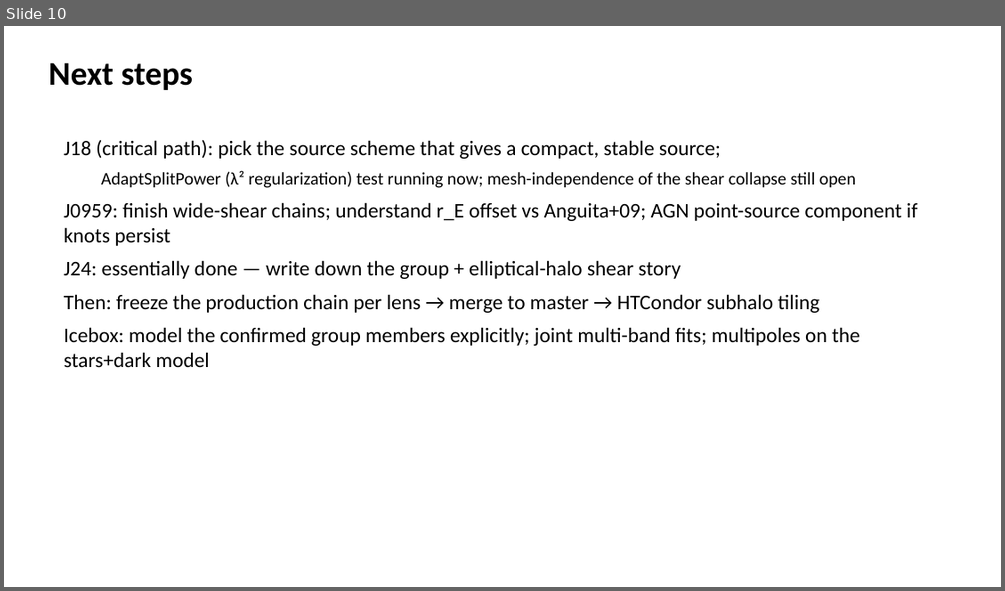
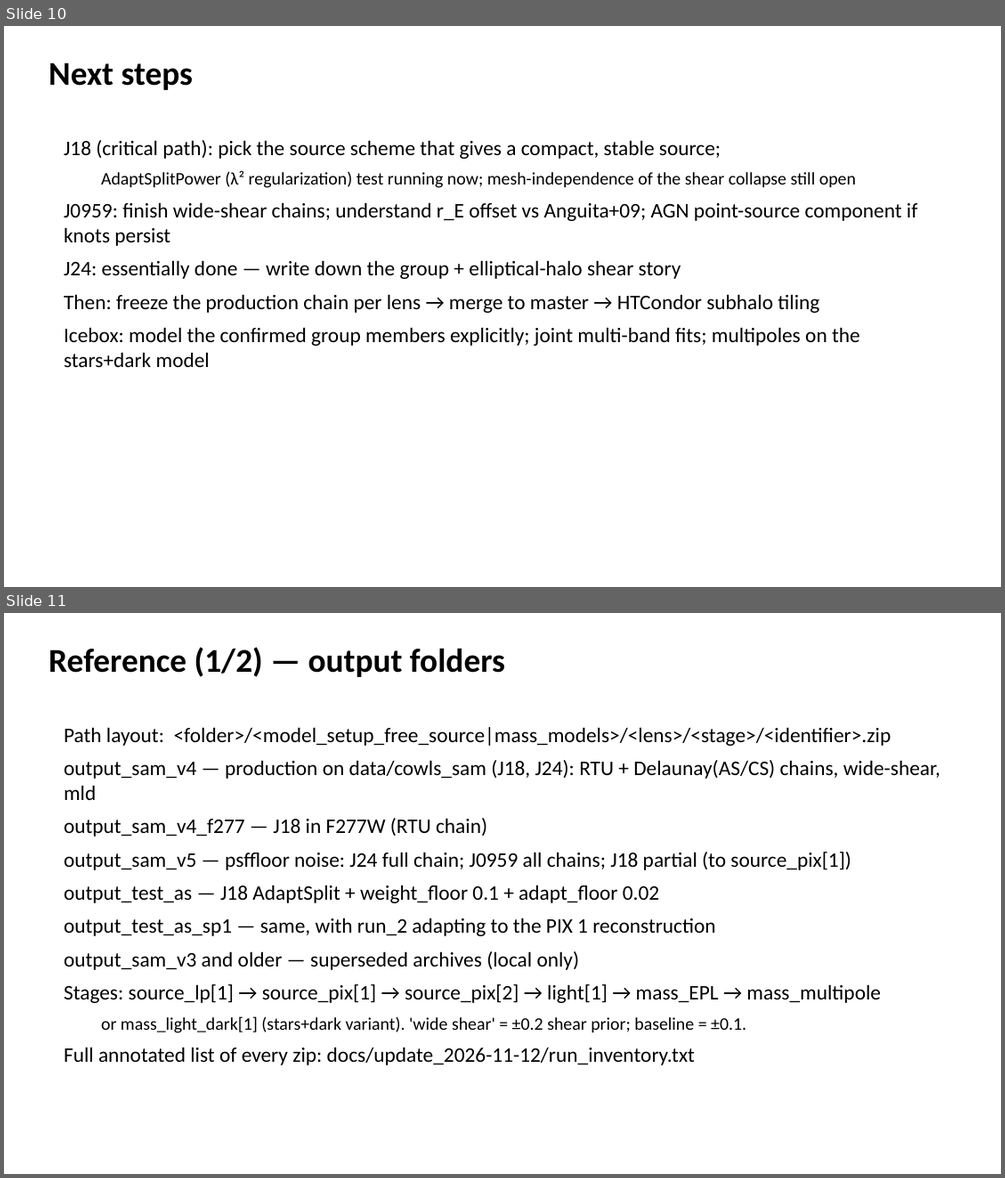
Before and after one commit to gravlensingcuhk/PyAutoLens-Project, a slide deck: docs/update_2026-11-12/cowls_status_2026-11-12.pptx. Shown one above the other, each under a label of ours: slide 10 before the commit, slides 10 and 11 after it. The pictures are 1005x591 and 1005x1178 pixels, drawn with LibreOffice and Linux fonts; fonts in the diff are those of the drawing. Boxes give left, top, right and bottom in pixels: in the first picture for what was removed or moved away, otherwise in the second. Text is boxed around its words. In the diff, an @@ line names an element or a change of style, - is before the commit and + after.

Commit message:
Add reference slides (folder map + key zip identifiers) and full run inventory

```diff
--- a/docs/update_2026-11-12/cowls_status_2026-11-12.pptx
+++ b/docs/update_2026-11-12/cowls_status_2026-11-12.pptx
@@ slide 11 added at box(4, 613, 1001, 1174), background #FFFFFF @@
@@ text added at box(48, 647, 505, 677), 32 pt, text #000000, bold @@
+Reference (1/2) — output folders
@@ text added at box(64, 727, 940, 1065), 20 pt, text #000000 @@
+Path layout: <folder>/<model_setup_free_source|mass_models>/<lens>/<stage>/<identifier>.zip
+output_sam_v4 — production on data/cowls_sam (J18, J24): RTU + Delaunay(AS/CS) chains, wide-shear, mld
+output_sam_v4_f277 — J18 in F277W (RTU chain)
+output_sam_v5 — psffloor noise: J24 full chain; J0959 all chains; J18 partial (to source_pix[1])
+output_test_as — J18 AdaptSplit + weight_floor 0.1 + adapt_floor 0.02
+output_test_as_sp1 — same, with run_2 adapting to the PIX 1 reconstruction
+output_sam_v3 and older — superseded archives (local only)
+Stages: source_lp[1] → source_pix[1] → source_pix[2] → light[1] → mass_EPL → mass_multipole
+  or mass_light_dark[1] (stars+dark variant). 'wide shear' = ±0.2 shear prior; baseline = ±0.1.
+Full annotated list of every zip: docs/update_2026-11-12/run_inventory.txt
```
Also in this commit, not shown: 1 other slide added, 2 other files.
